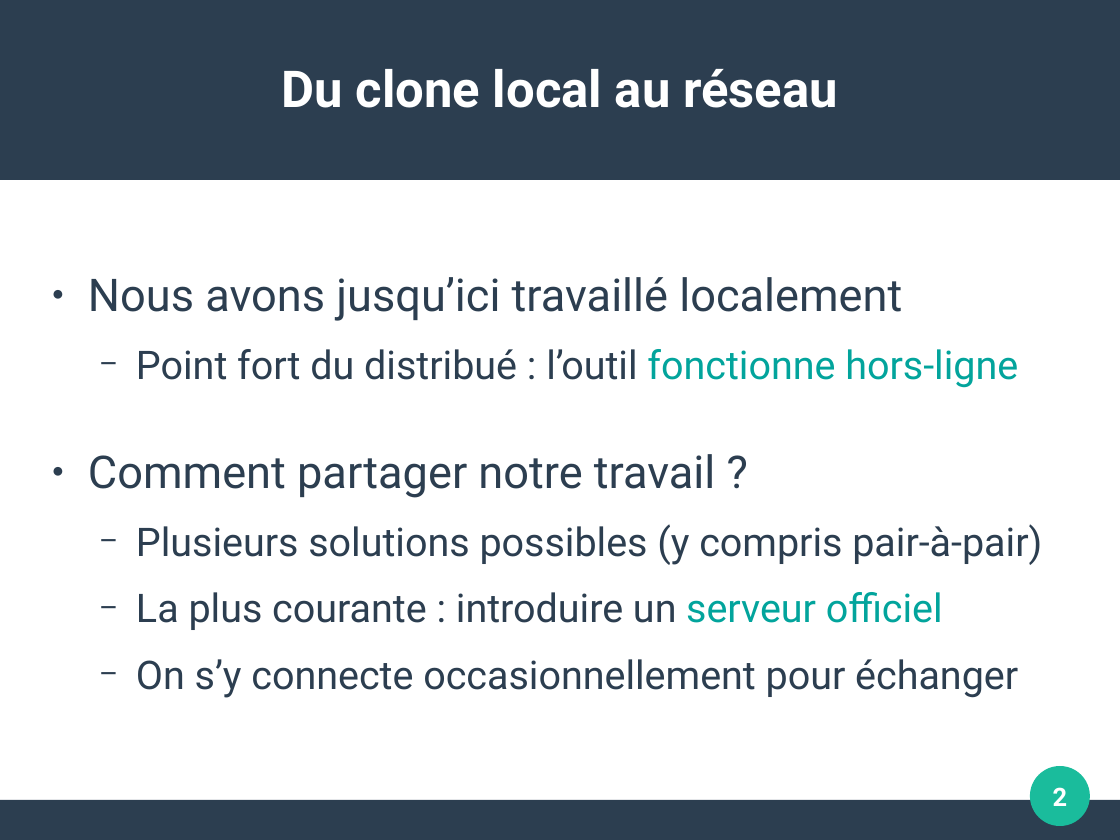
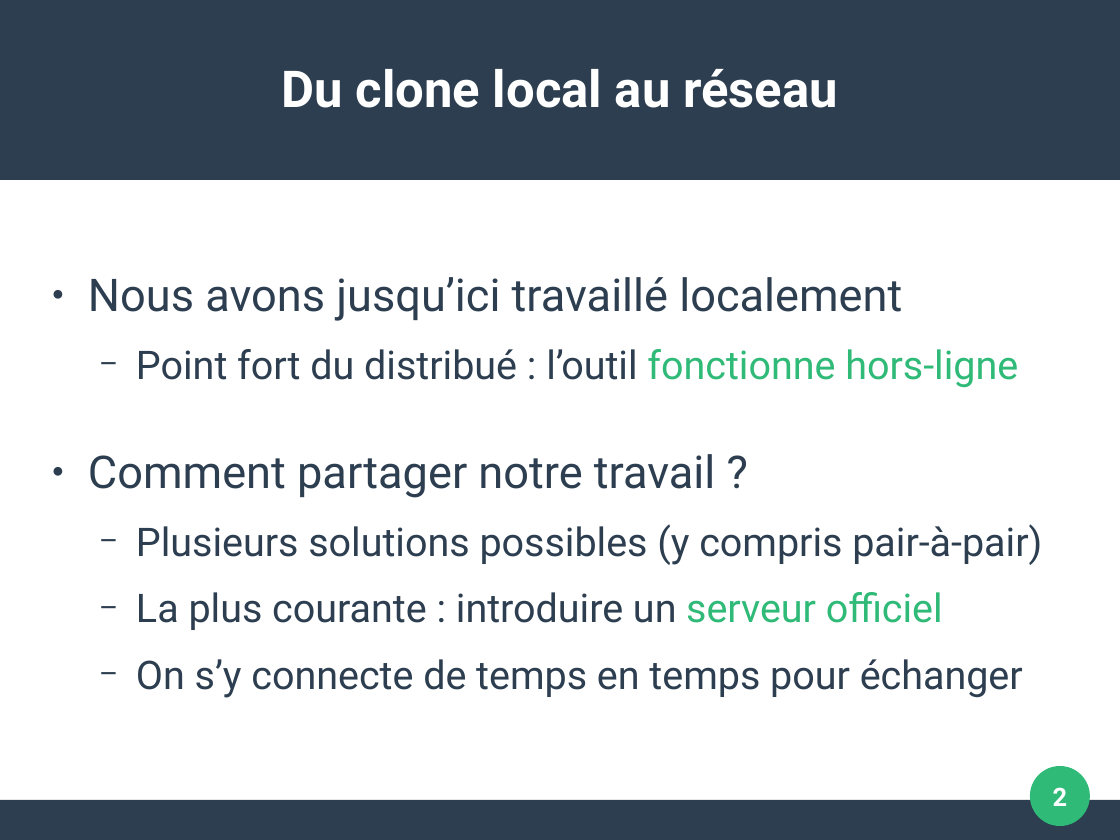
Before and after one commit to pushou/formation-git, a slide deck: slide 2 of Pres5-Reseau.odp. Drawn at 1120x840 pixels with LibreOffice and Linux fonts; fonts in the diff are those of the drawing. Boxes give left, top, right and bottom in pixels: in the first picture for what was removed or moved away, otherwise in the second. Text is boxed around its words. In the diff, an @@ line names an element or a change of style, - is before the commit and + after.

Commit message:
Mise à jour couleurs slides + ajout collab locale slides réseau

```diff
--- a/Pres5-Reseau.odp
+++ b/Pres5-Reseau.odp
@@ text at (136,349,1018,630): text colour #02A49C to #30BA78 in "fonctionne hors-ligne", "serveur officiel" @@
@@ text at (136,659,1023,698): text changed @@
-  − On s’y connecte occasionnellement pour échanger
+  − On s’y connecte de temps en temps pour échanger
@@ ellipse at (1031,766,1091,826): fill #1ABC9C to #30BA78 @@
```
Also in this commit, not shown: 9 other slides changed, 8 slides added, 6 other files.
